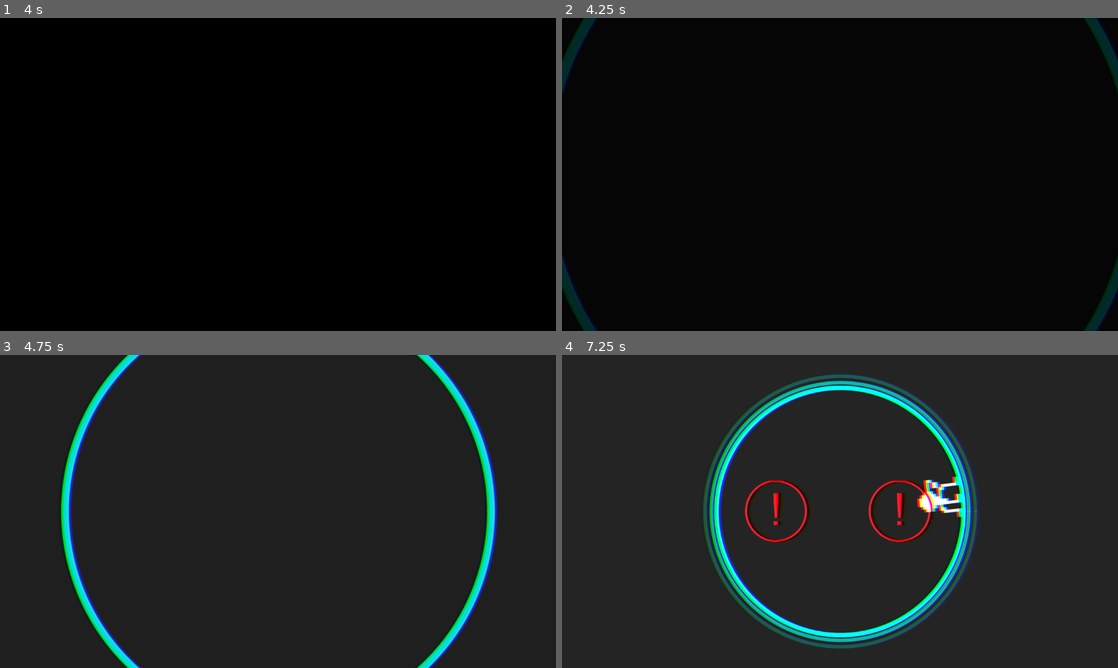
Above: before the commit, frames 1-4 (two rows, left to right).
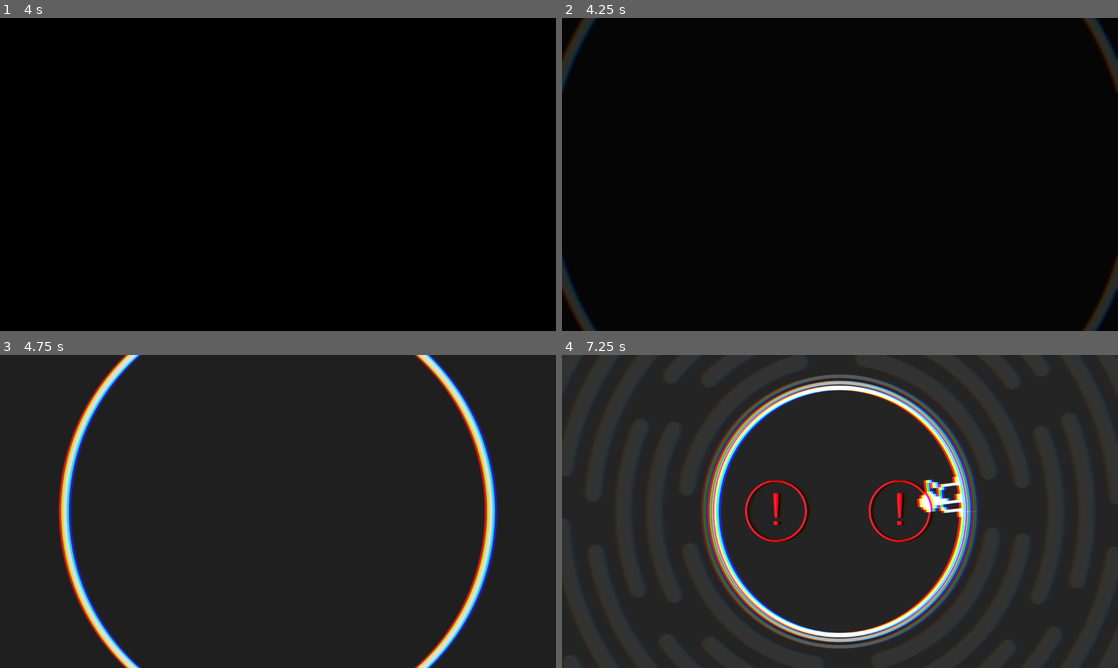
Above: after the commit, the same moments.

Repository: jokw1228/Slay_The_Circle
Game: Godot game, scene res://scenes/rooms/RoomLogo/RoomLogo.tscn
The game is run twice, just before and just after one commit, with the same random seed, the same clock (stepped at 60 frames per second) and the same inputs. Sound files missing from this copy of the repository are replaced by a short silence.
Inputs (mouse positions are in pixels of both pictures, inside the frame that each line leads up to):
- Up to frame 1 (4 s): tap Enter at 0.5 s; move the mouse to (400, 158) at 0.52 s; click (400, 158) at 0.67 s; move the mouse to (166, 190) at 1.27 s; click (166, 190) at 1.42 s; tap Space at 2 s; move the mouse to (333, 105) at 2.02 s; click (333, 105) at 2.17 s; move the mouse to (250, 237) at 2.77 s; click (250, 237) at 2.92 s; move the mouse to (444, 221) at 3.52 s; click (444, 221) at 3.67 s
- Up to frame 2 (4.25 s): no input
- Up to frame 3 (4.75 s): move the mouse to (111, 464) at 4.27 s; click (111, 464) at 4.42 s
- Up to frame 4 (7.25 s): move the mouse to (867, 511) at 5.02 s; click (867, 511) at 5.17 s; tap Enter at 5.75 s; move the mouse to (756, 433) at 5.77 s; click (756, 433) at 5.92 s; move the mouse to (962, 495) at 6.52 s; click (962, 495) at 6.67 s

Frame 1 is identical in both runs. In frame 2, 1.6% of the frame differs, in the area x 0-100%, y 0-100%; in frame 3, 3.5%; in frame 4, 6.1%, in the area x 25-75%, y 6-94%.

Commit message:
빈센트 반 고흐 - 별이 빛나는 밤
Vincent van Gogh - De sterrennacht

Diff:
--- a/scenes/background/BackGroundArcDrawer.gd
+++ b/scenes/background/BackGroundArcDrawer.gd
@@ -1,13 +1,13 @@
 extends Node2D
 class_name BackGroundArcDrawer
 
-var radius: float = 64
-var radian: float = PI / 3
-const arc_width = 8.0
+var radius: float
+var radian: float
+const arc_width = 32
 
 func _draw():
-	var theme_color: Color = Color.GRAY
-	draw_arc(Vector2.ZERO, radius, 0, radian, 1024, theme_color, arc_width, true)
+	var theme_color: Color = Color(0.2,0.2,0.2,1)
+	draw_arc(Vector2.ZERO, radius, 0, radian, 64, theme_color, arc_width, true)
 	draw_circle(Vector2(radius, 0), arc_width / 2.0, theme_color)
 	draw_circle(Vector2(radius * cos(radian), radius * sin(radian)), arc_width / 2.0, theme_color)
 
--- /dev/null
+++ b/scenes/background/BackGroundDeSterrennacht.gd
@@ -0,0 +1,38 @@
+extends Node2D
+class_name BackGroundDeSterrennacht
+
+@export var BackGroundArcDrawer_scene: PackedScene
+
+var center_list: Array[Node2D]
+var angular_velocity_list: Array[float]
+
+func _ready():
+	const number_of_centers = 6
+	const radius_offset = 320
+	const radius_difference = 64
+
+	for i in range(number_of_centers):
+		var center: Node2D = Node2D.new()
+
+		var number_of_arc: int = i + 4
+		var radian_of_arc: float = (2*PI) / number_of_arc
+		var radian_of_arc_offset: float = (PI/12) * radian_of_arc
+		for j in range(number_of_arc):
+			var arc: BackGroundArcDrawer = BackGroundArcDrawer_scene.instantiate()
+
+			arc.radius = radius_offset + i * radius_difference
+			arc.radian = radian_of_arc - radian_of_arc_offset
+			arc.rotate(j * radian_of_arc)
+			center.add_child(arc)
+
+		var sign_of_angular_velocity = 1 if (i % 2) else (-1)
+		angular_velocity_list.append(sign_of_angular_velocity)
+		center_list.append(center)
+
+		add_child(center)
+
+
+
+func _process(delta):
+	for index: int in range(center_list.size()):
+		center_list[index].rotate(delta * angular_velocity_list[index])
--- /dev/null
+++ b/scenes/background/BackGroundDeSterrennacht.tscn
@@ -0,0 +1,16 @@
+[gd_scene load_steps=3 format=3 uid="uid://csx6yjkvpfqcy"]
+
+[ext_resource type="Script" path="res://scenes/background/BackGroundDeSterrennacht.gd" id="1_cfddy"]
+[ext_resource type="PackedScene" uid="uid://o8ply4dd0xxg" path="res://scenes/background/BackGroundArcDrawer.tscn" id="2_s77qa"]
+
+[node name="BackGroundDeSterrennacht" type="Node2D"]
+z_index = -30
+script = ExtResource("1_cfddy")
+BackGroundArcDrawer_scene = ExtResource("2_s77qa")
+
+[node name="BackGroundGray" type="ColorRect" parent="."]
+offset_left = -584.0
+offset_top = -328.0
+offset_right = 584.0
+offset_bottom = 336.0
+color = Color(0.142256, 0.142256, 0.142256, 1)
--- a/scenes/playingfield/PlayingFieldInterface.gd
+++ b/scenes/playingfield/PlayingFieldInterface.gd
@@ -2,7 +2,7 @@
 #class_name PlayingFieldInterface
 
 var current_PlayingField_node: PlayingField
-var color = Color(0,1,1,1)
+var color = Color(1,1,1,1)
 
 func set_theme_color(themecolor : Color):
 	var tween_color: Tween = get_tree().create_tween()
--- a/scenes/rooms/RoomTutorial/RoomTutorial.tscn
+++ b/scenes/rooms/RoomTutorial/RoomTutorial.tscn
@@ -17,6 +17,7 @@
 [ext_resource type="PackedScene" uid="uid://cg0il84hq0n8m" path="res://scenes/warnings/RotationSpeedUpBombWarning.tscn" id="13_usnwu"]
 [ext_resource type="PackedScene" uid="uid://dod3xtkvnfwuq" path="res://scenes/warnings/GameSpeedUpBombWarning.tscn" id="14_egxmf"]
 [ext_resource type="PackedScene" uid="uid://5hmqv8rxk05i" path="res://scenes/bombs/BombLink.tscn" id="15_q0i58"]
+[ext_resource type="PackedScene" uid="uid://csx6yjkvpfqcy" path="res://scenes/background/BackGroundDeSterrennacht.tscn" id="18_qqoh6"]
 
 [node name="RoomTutorial" type="Node2D"]
 script = ExtResource("1_gg83j")
@@ -38,12 +39,7 @@
 GameSpeedUpBomb_warning_scene = ExtResource("14_egxmf")
 bomb_link = ExtResource("15_q0i58")
 
-[node name="BackGroundGray" type="ColorRect" parent="."]
-offset_left = -584.0
-offset_top = -328.0
-offset_right = 584.0
-offset_bottom = 336.0
-color = Color(0.142256, 0.142256, 0.142256, 1)
+[node name="BackGroundDeSterrennacht" parent="." instance=ExtResource("18_qqoh6")]
 
 [node name="Camera2D" type="Camera2D" parent="."]
 
Not shown: 1 places in scenes/rooms/RoomTutorial/RoomTutorial.tscn that only renumber resources
Not shown, changed: Builds/Slay The Circle.apk
Not shown, changed: Builds/Slay The Circle.apk.idsig
